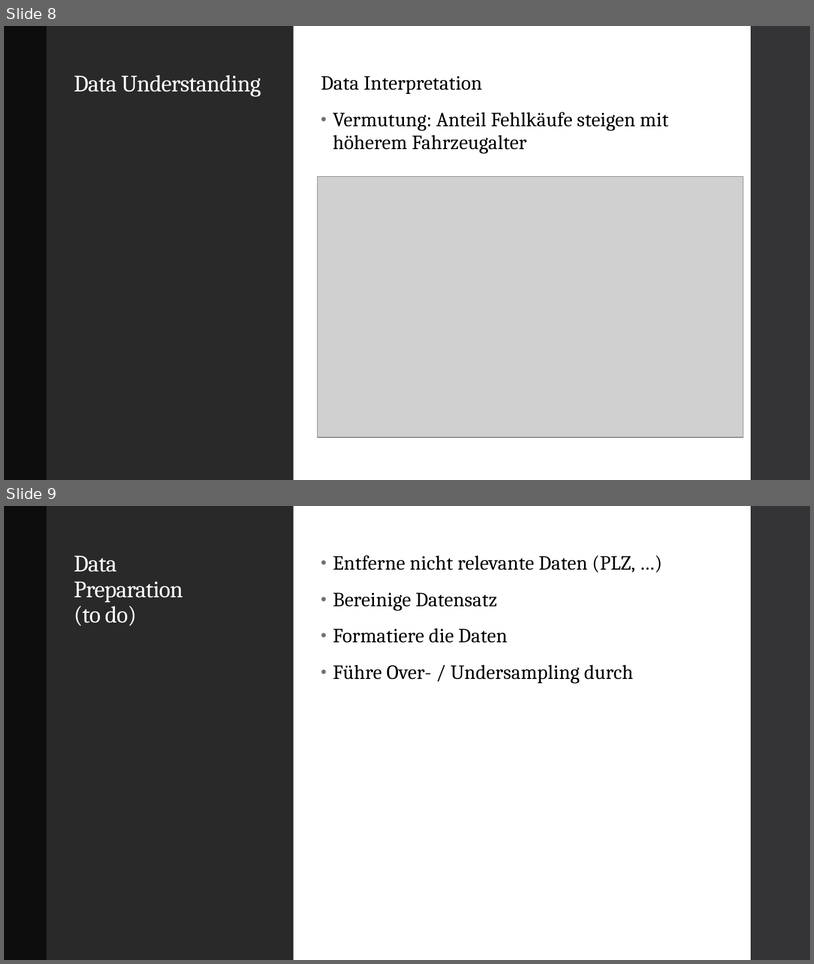
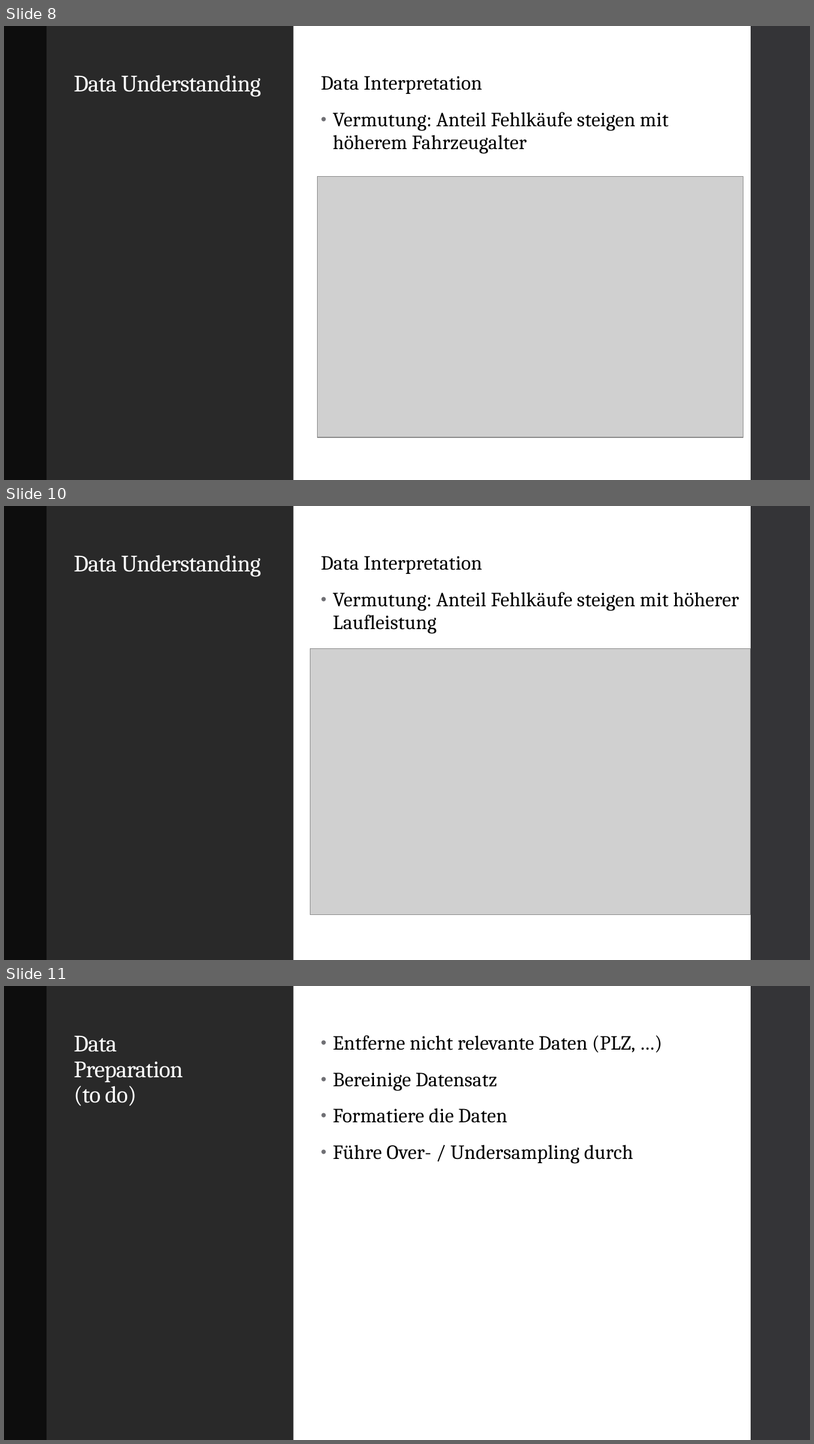
Before and after one commit to fab796/Studienarbeit, a slide deck: Don‘t Get Kicked.pptx. Shown one above the other, each under a label of ours: slides 8 and 9 before the commit, slides 8, 10 and 11 after it; the slides between them are not shown. The pictures are 814x964 and 814x1444 pixels, drawn with LibreOffice and Linux fonts; fonts in the diff are those of the drawing; grey boxes stand for pictures. Boxes give left, top, right and bottom in pixels: in the first picture for what was removed or moved away, otherwise in the second. Text is boxed around its words. In the diff, an @@ line names an element or a change of style, - is before the commit and + after.

```diff
--- a/Don‘t Get Kicked.pptx
+++ b/Don‘t Get Kicked.pptx
@@ slide 10 added at box(4, 506, 810, 960), background #FFFFFF; not listed: 1 template element that a slide beside it also shows @@
@@ rectangle added at box(4, 506, 47, 960), fill #0D0D0D @@
@@ rectangle added at box(47, 506, 294, 960), fill #292929 @@
@@ rectangle added at box(294, 506, 751, 960), fill #FFFFFF @@
@@ title added at box(74, 555, 261, 577), 28 pt, text #FFFFFF @@
+Data Understanding
@@ text added at box(321, 556, 740, 634), 24 pt, text #000000 @@
+Data Interpretation
+• Vermutung: Anteil Fehlkäufe steigen mit höherer Laufleistung
@@ picture added at box(311, 649, 751, 915) @@
@@ what was slide 9 is now slide 11 @@
```
Also in this commit, not shown: 2 slides changed, 1 other slide added.
